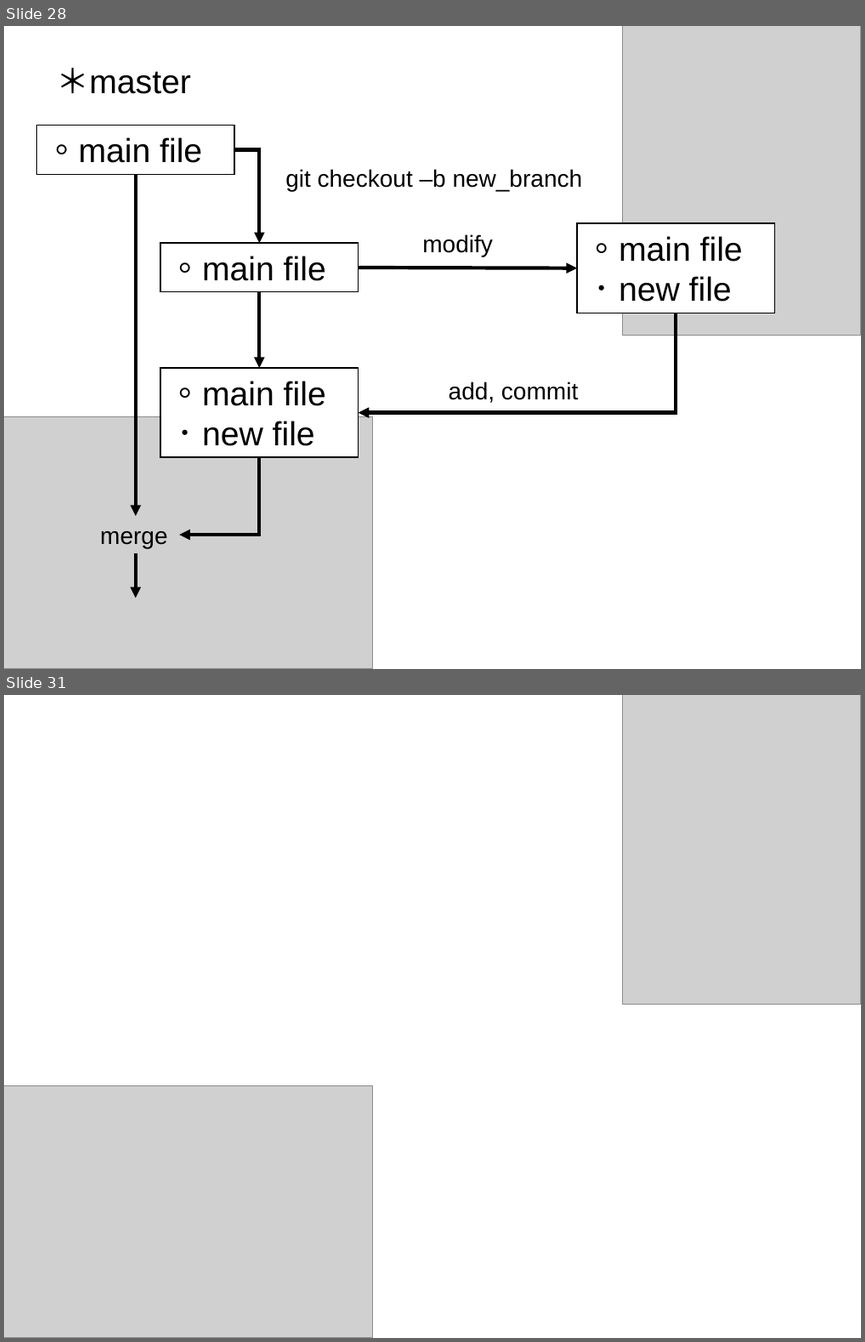
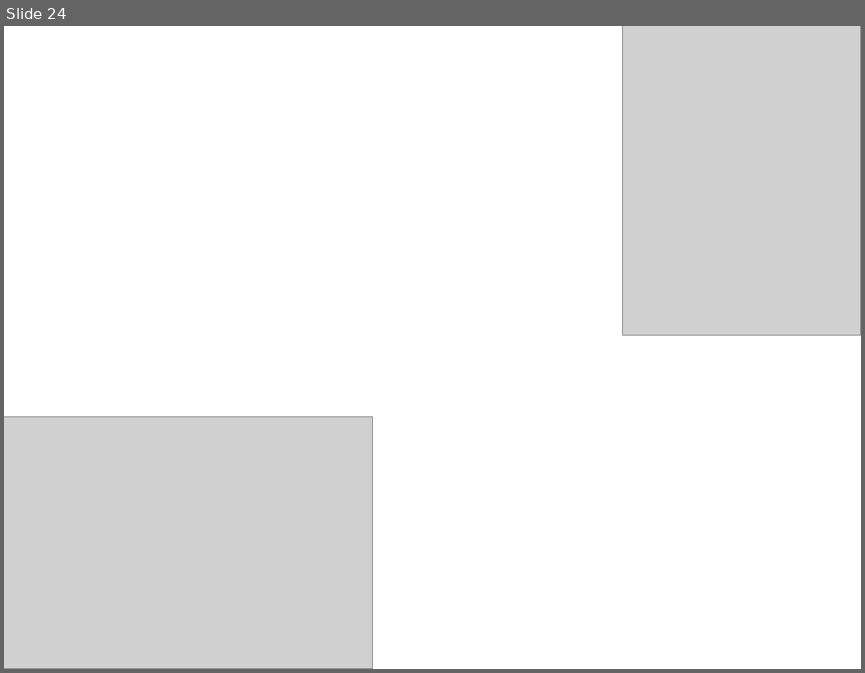
Before and after one commit to NCKU-BDA-2020/TA_Git_GitHub, a slide deck: TA_Class_III.pptx. Shown one above the other, each under a label of ours: slides 28 and 31 before the commit, slide 24 after it; the slides between them are not shown. The pictures are 865x1342 and 865x673 pixels, drawn with LibreOffice and Linux fonts; fonts in the diff are those of the drawing; grey boxes stand for pictures. Boxes give left, top, right and bottom in pixels: in the first picture for what was removed or moved away, otherwise in the second. Text is boxed around its words. In the diff, an @@ line names an element or a change of style, - is before the commit and + after.

```diff
--- a/TA_Class_III.pptx
+++ b/TA_Class_III.pptx
@@ slide 28 removed at (4,26,861,669), background #FFFFFF @@
@@ picture removed at (623,26,861,335) @@
@@ text removed at (56,68,191,94) @@
-＊master
@@ rectangle removed at (36,125,234,174) @@
-。main file
@@ elbow arrow removed from (234, 149) to (259, 243) @@
@@ arrow removed from (136, 174) to (136, 516) @@
@@ text removed at (285,169,583,191) @@
-git checkout –b new_branch
@@ rectangle removed at (577,223,775,312) @@
-。main file
-．new file
@@ rectangle removed at (160,243,358,291) @@
-。main file
@@ text removed at (422,234,493,256) @@
-modify
@@ arrow removed from (358, 267) to (577, 267) @@
@@ arrow removed from (259, 291) to (259, 368) @@
@@ elbow arrow removed from (676, 313) to (358, 413) @@
@@ rectangle removed at (160,368,358,457) @@
-。main file
-．new file
@@ text removed at (449,381,578,403) @@
-add, commit
@@ picture removed at (4,417,372,669) @@
@@ elbow arrow removed from (259, 457) to (180, 534) @@
@@ text removed at (100,531,167,548) @@
-merge
@@ arrow removed from (136, 553) to (136, 597) @@
@@ what was slide 31 is now slide 24 @@
```
Also in this commit, not shown: 11 slides changed, 14 other slides removed.
